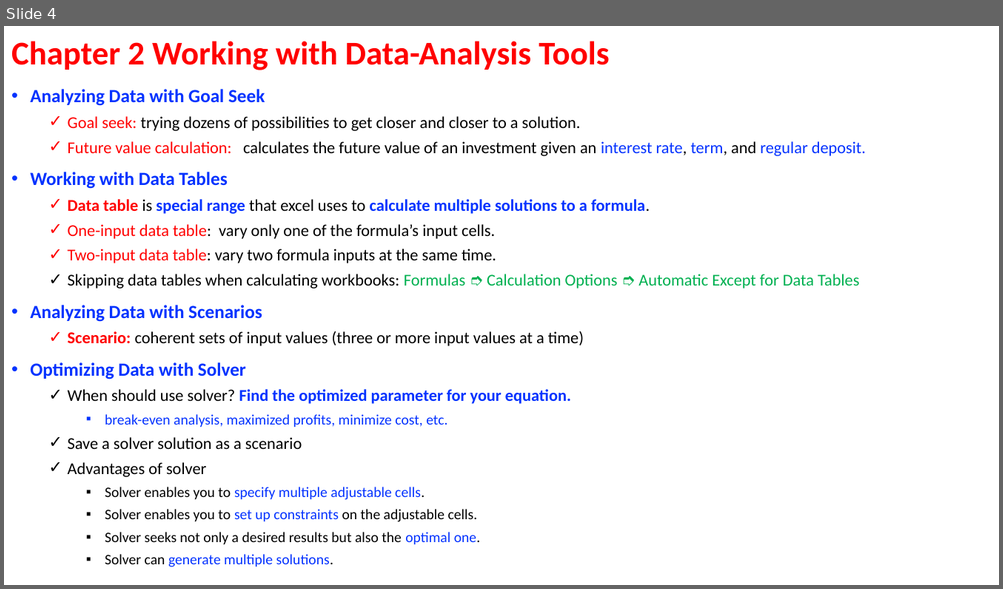
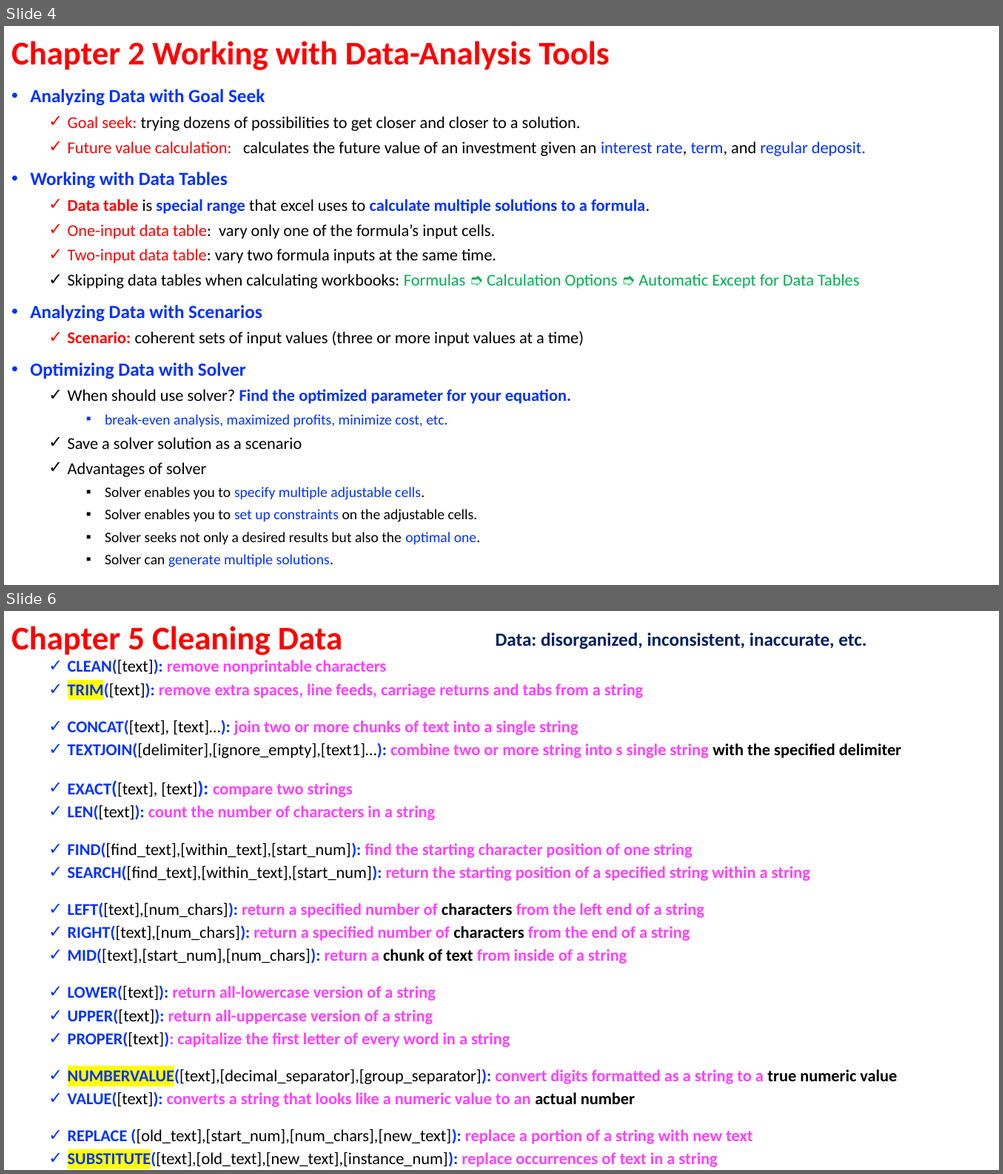
Before and after one commit to ArielMei/arielmei.github.io, a slide deck: EXCEL/ExcelDataAnalysisFD_Examples/Excel data analysis for dummies Outline.pptx. Shown one above the other, each under a label of ours: slide 4 before the commit, slides 4 and 6 after it; the slides between them are not shown. The pictures are 1003x589 and 1003x1174 pixels, drawn with LibreOffice and Linux fonts; fonts in the diff are those of the drawing. Boxes give left, top, right and bottom in pixels: in the first picture for what was removed or moved away, otherwise in the second. Text is boxed around its words. In the diff, an @@ line names an element or a change of style, - is before the commit and + after.

```diff
--- a/EXCEL/ExcelDataAnalysisFD_Examples/Excel data analysis for dummies Outline.pptx
+++ b/EXCEL/ExcelDataAnalysisFD_Examples/Excel data analysis for dummies Outline.pptx
@@ slide 6 added at (x1=4, y1=611, x2=999, y2=1170), background #FFFFFF @@
@@ title added at (x1=11, y1=626, x2=342, y2=655), 32 pt, text #FF0000, bold @@
+Chapter 5 Cleaning Data
@@ text added at (x1=495, y1=632, x2=866, y2=649), 18 pt, text #002060, bold @@
+Data: disorganized, inconsistent, inaccurate, etc.
@@ text added at (x1=68, y1=659, x2=901, y2=1170), 16 pt, text #FF40FF, bold @@
+  ✓ CLEAN([text]): remove nonprintable characters
+  ✓ TRIM([text]): remove extra spaces, line feeds, carriage returns and tabs from a string
+  ✓ CONCAT([text], [text]…): join two or more chunks of text into a single string
+  ✓ TEXTJOIN([delimiter],[ignore_empty],[text1]…): combine two or more string into s single string with the specified delimiter
+  ✓ EXACT([text], [text]): compare two strings
+  ✓ LEN([text]): count the number of characters in a string
+  ✓ FIND([find_text],[within_text],[start_num]): find the starting character position of one string
+  ✓ SEARCH([find_text],[within_text],[start_num]): return the starting position of a specified string within a string
+  ✓ LEFT([text],[num_chars]): return a specified number of characters from the left end of a string
+  ✓ RIGHT([text],[num_chars]): return a specified number of characters from the end of a string
+  ✓ MID([text],[start_num],[num_chars]): return a chunk of text from inside of a string
+  ✓ LOWER([text]): return all-lowercase version of a string
+  ✓ UPPER([text]): return all-uppercase version of a string
+  ✓ PROPER([text]): capitalize the first letter of every word in a string
+  ✓ NUMBERVALUE([text],[decimal_separator],[group_separator]): convert digits formatted as a string to a true numeric value
+  ✓ VALUE([text]): converts a string that looks like a numeric value to an actual number
+  ✓ REPLACE ([old_text],[start_num],[num_chars],[new_text]): replace a portion of a string with new text
+  ✓ SUBSTITUTE([text],[old_text],[new_text],[instance_num]): replace occurrences of text in a string
```
Also in this commit, not shown: 2 slides changed, 1 other slide added, 8 other files.
